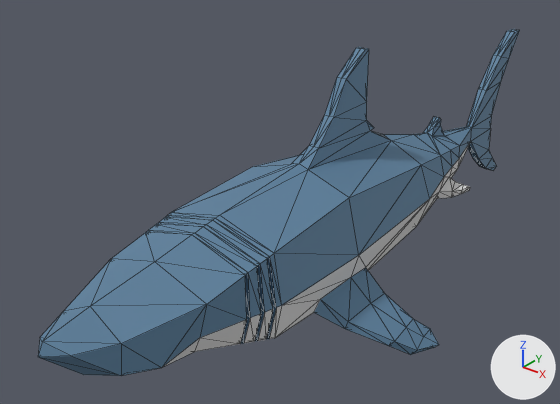
An edit to the glTF model public/models/shark-anim.glb, drawn before and after from the same camera.
The view is the same before and after, from a 50 mm camera at (8.23, -12.68, 7.62) aimed at (-1.02, -1.12, 0.45). Arrows for +X, +Y and +Z are at lower right; the lights stay in place. Mesh edges are drawn as thin lines. Vertices at the same position are counted once.

The older version as bpy lines, for what is in view:
```python
mat_top = principled_material('Top')
mat_top.base_color = (0.105, 0.214, 0.334)  # blue #5b7f9c
mat_top.roughness = 0.69
me_cylinder = bpy.data.meshes.new('Cylinder')
me_cylinder.from_pydata(...)  # 324 vertices, 644 faces; spans x -2.9..2.9, y -7.4..8.4, z -1.5..3.6
# faces by material slot: [464, 164, 16]
me_cylinder.materials.append(mat_top)  # blue #5b7f9c
me_cylinder.materials.append(mat_bottom)  # light grey #d8d8d8
me_cylinder.materials.append(mat_material)  # dark blue #405262
ob_shark = bpy.data.objects.new('Shark', me_cylinder)
ob_shark.location = (0.0, -0.45, 0.0)
```
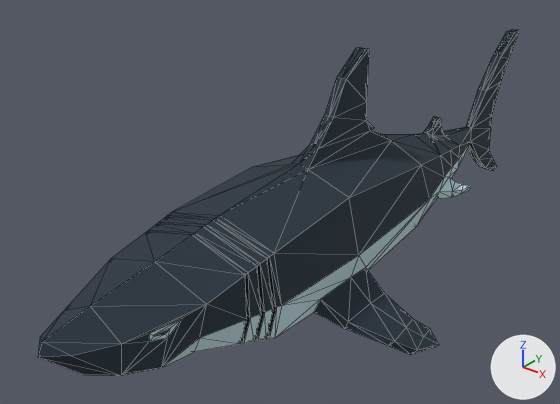
The change in detail:
Material 'Top' (mat_top) changes colour from blue #5b7f9c to dark blue #24323e; in linear values from (0.105, 0.214, 0.334) to (0.0176, 0.0323, 0.0478).
me_cylinder is used by ob_shark; location (0.0, -0.45, 0.0).
me_cylinder had 324 vertices, 644 faces and spanned x -2.9..2.9, y -7.4..8.4, z -1.5..3.6.
me_cylinder now has 340 vertices, 676 faces and spans x -2.9..2.9, y -7.4..8.4, z -1.5..3.6.
Part 1, on me_cylinder:
4 faces are deleted.
16 vertices are added at x -0.9..0.9, y -6.0..-5.5, z 0.6..0.9.
20 new faces join them, mat_top (dark blue #24323e).
16 new faces join them, mat_bottom (white #c3e0e5).
me_cylinder no longer uses material mat_material (dark blue #405262).

What differs and where, as boxes [x1, y1, x2, y2] in the pictures (560 x 404 px):
'Shark', recoloured, reshaped: [38, 29, 520, 376] in both
part 1 of me_cylinder, built on: [121, 305, 206, 376] in both
